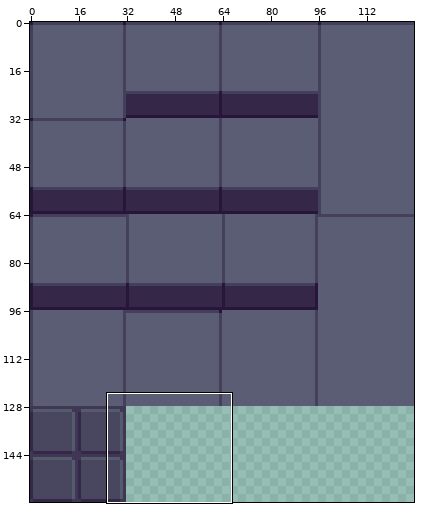
A sprite sheet gets an edit: img/Tile.png. The first picture is a wide view before the edit; the outline marks the close-up.
Close-up. The starting point:
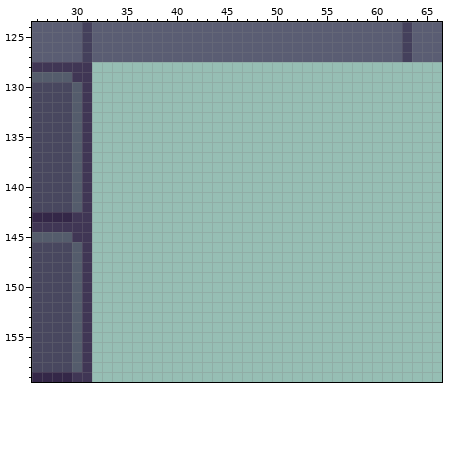
The file is 128x160 pixels. Colours within 5 levels of each other are drawn and written as one. Shown: x 26..66, y 124..159.
New version:
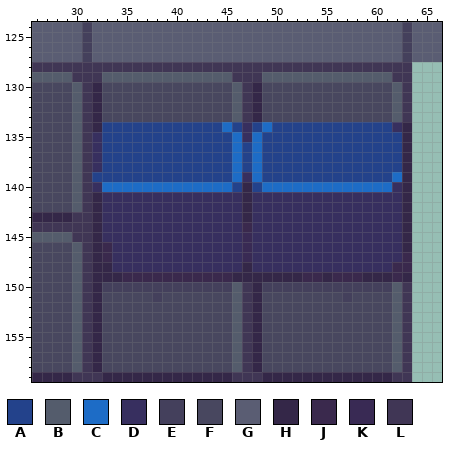
Palette (. is transparent): A #23428b  B #545c6c  C #1d6cc6  D #372f5f  E #44405c  F #48475f  G #5a5d73  H #342748  J #3a294d  K #392a54  L #403655
What changed:
Changed rows in their new state; - is an unchanged pixel.
first column x 32:
128 LLLLLLLLLLLLLLLLLLLLLLLLLLLLLLLL
129 LBBBBBBBBBBBBBLLLBBBBBBBBBBBBBLL
130 HFFFFFFFFFFFFFBLHFFFFFFFFFFFFFBL
131 HFFFFFFFFFFFFFBLHFFFFFFFFFFFFFBL
132 HFFFFFFFFFFFFFBLHFFFFFFFFFFFFFBL
133 HFFFFFFFFFFFFFBLHFFFFFFFFFFFFFBL
134 HAAAAAAAAAAAACADACAAAAAAAAAAAADH
135 DAAAAAAAAAAAAACDCAAAAAAAAAAAAAAH
136 DAAAAAAAAAAAAACACAAAAAAAAAAAAAAH
137 DAAAAAAAAAAAAACACAAAAAAAAAAAAAAH
138 DAAAAAAAAAAAAACACAAAAAAAAAAAAAAH
139 AAAAAAAAAAAAAACDCAAAAAAAAAAAAACH
140 DCCCCCCCCCCCCCAHACCCCCCCCCCCCCDH
141 HDDDDDDDDDDDDDDHDDDDDDDDDDDDDDDH
142 HDDDDDDDDDDDDDDHDDDDDDDDDDDDDDDH
143 HDDDDDDDDDDDDDDHDDDDDDDDDDDDDDDH
144 HDDDDDDDDDDDDDDJDDDDDDDDDDDDDDDH
145 HDDDDDDDDDDDDDDKDDDDDDDDDDDDDDDH
146 HJDDDDDDDDDDDDDKDDDDDDDDDDDDDDDH
147 HJDDDDDDDDDDDDDKDDDDDDDDDDDDDDDJ
148 HHDDDDDDDDDDDDDHDDDDDDDDDDDDDDJJ
149 HHHJJJJJJJJJJJHHHHHHHJJHJJJHHHJH
150 HEEEEEEEEEEEEEBLHEEEEEEEEEEEEEBL
151 HFFFFFEFFFFFFFBLHFFFFFFFFEFFFFBL
152 HFFFFFFFFFFFFFBLHFFFFFFFFFFFFFBL
153 HFFFFFFFFFFFFFBLHFFFFFFFFFFFFFBL
154 HFFFFFFFFFFFFFBLHFFFFFFFFFFFFFBL
155 HFFFFFFFFFFFFFBLHFFFFFFFFFFFFFBL
156 HFFFFFFFFFFFFFBLHFFFFFFFFFFFFFBL
157 HFFFFFFFFFFFFFBLHFFFFFFFFFFFFFBL
158 HFFFFFFFFFFFFFBLHFFFFFFFFFFFFFBL
159 LHHHHHHHHHHHHHLLLHHHHHHHHHHHHHLL
Changed places in both close-ups, as pixel boxes (x1, y1, x2, y2):
added: (92, 62, 412, 382)
